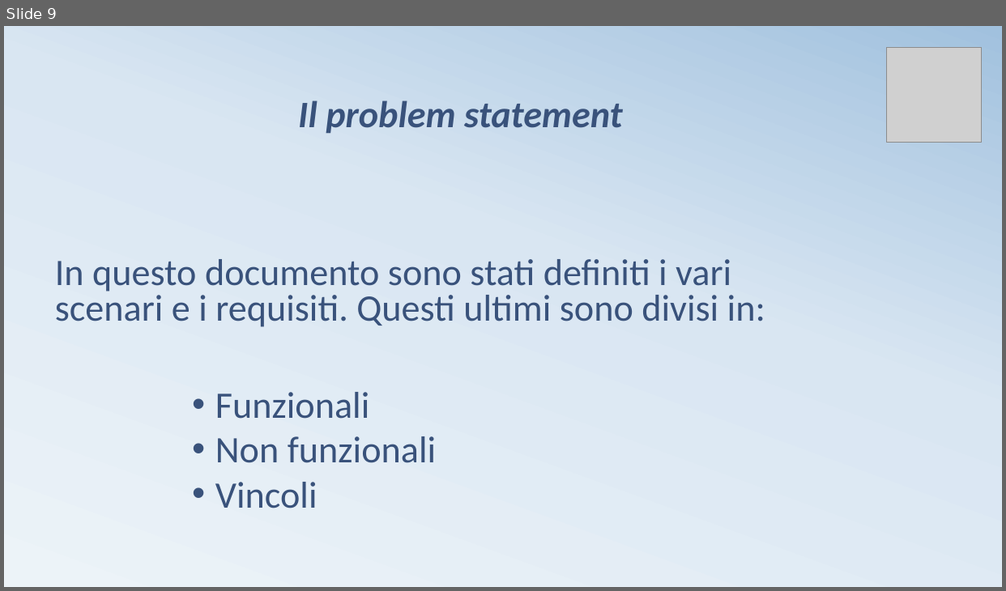
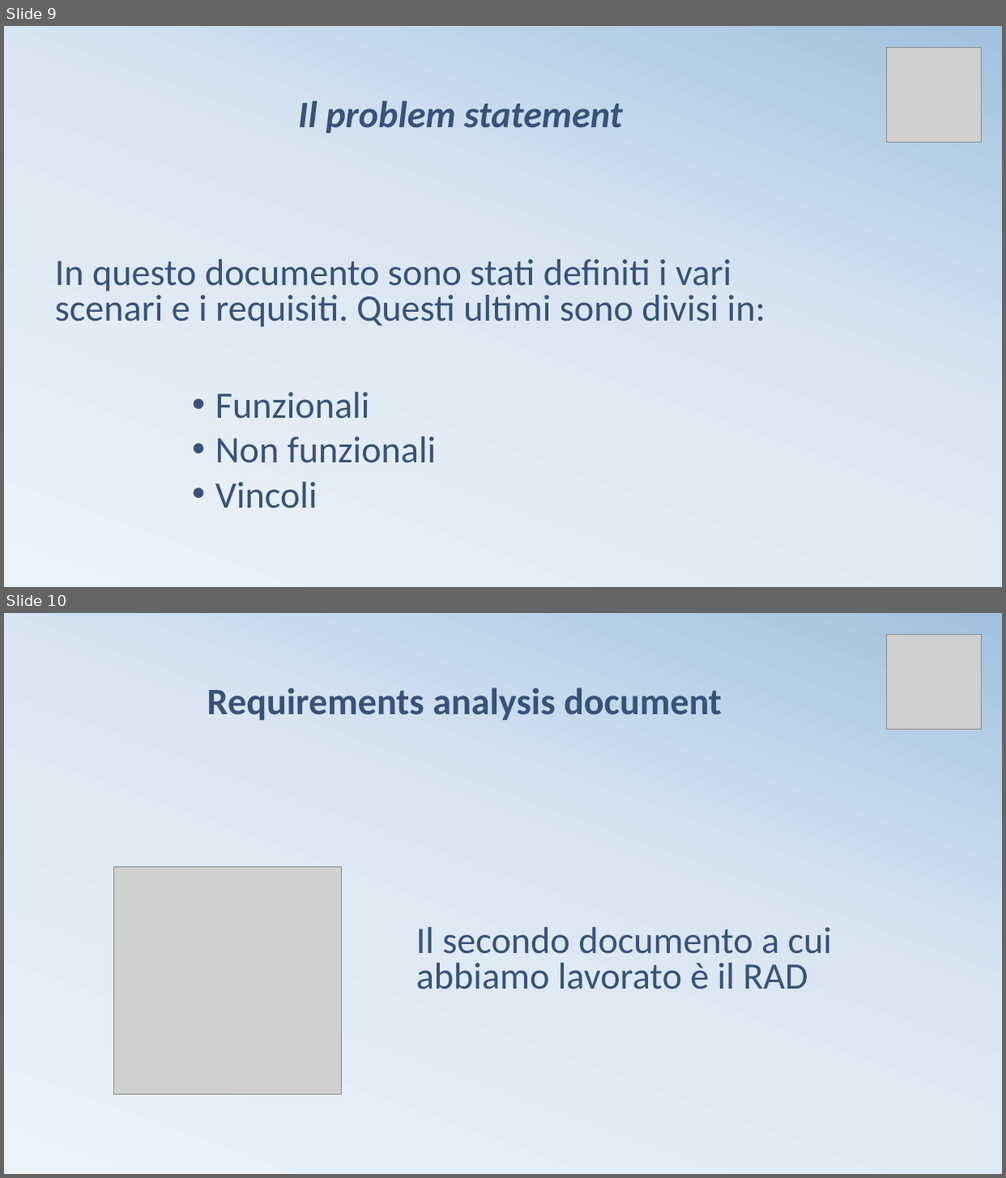
Before and after one commit to kekkox/Carcheck, a slide deck: Work product/Presentazione CarCheck.pptx. Shown one above the other, each under a label of ours: slide 9 before the commit, slides 9 and 10 after it. The pictures are 1006x591 and 1006x1178 pixels, drawn with LibreOffice and Linux fonts; fonts in the diff are those of the drawing; grey boxes stand for pictures. Boxes give left, top, right and bottom in pixels: in the first picture for what was removed or moved away, otherwise in the second. Text is boxed around its words. In the diff, an @@ line names an element or a change of style, - is before the commit and + after.

```diff
--- a/Work product/Presentazione CarCheck.pptx
+++ b/Work product/Presentazione CarCheck.pptx
@@ slide 10 added at (x1=4, y1=613, x2=1002, y2=1174), background gradient #ECF3F8 to #D9E6F2 to #A1C1DE @@
@@ picture added at (x1=886, y1=635, x2=981, y2=730) @@
@@ text added at (x1=207, y1=688, x2=722, y2=720), 36 pt, text #39527B, bold @@
+Requirements analysis document
@@ picture added at (x1=114, y1=867, x2=342, y2=1094) @@
@@ title added at (x1=416, y1=927, x2=832, y2=990), 36 pt, text #39527B @@
+Il secondo documento a cui abbiamo lavorato è il RAD
```
Also in this commit, not shown: 3 slides changed, 23 other slides added, 13 slides removed.
